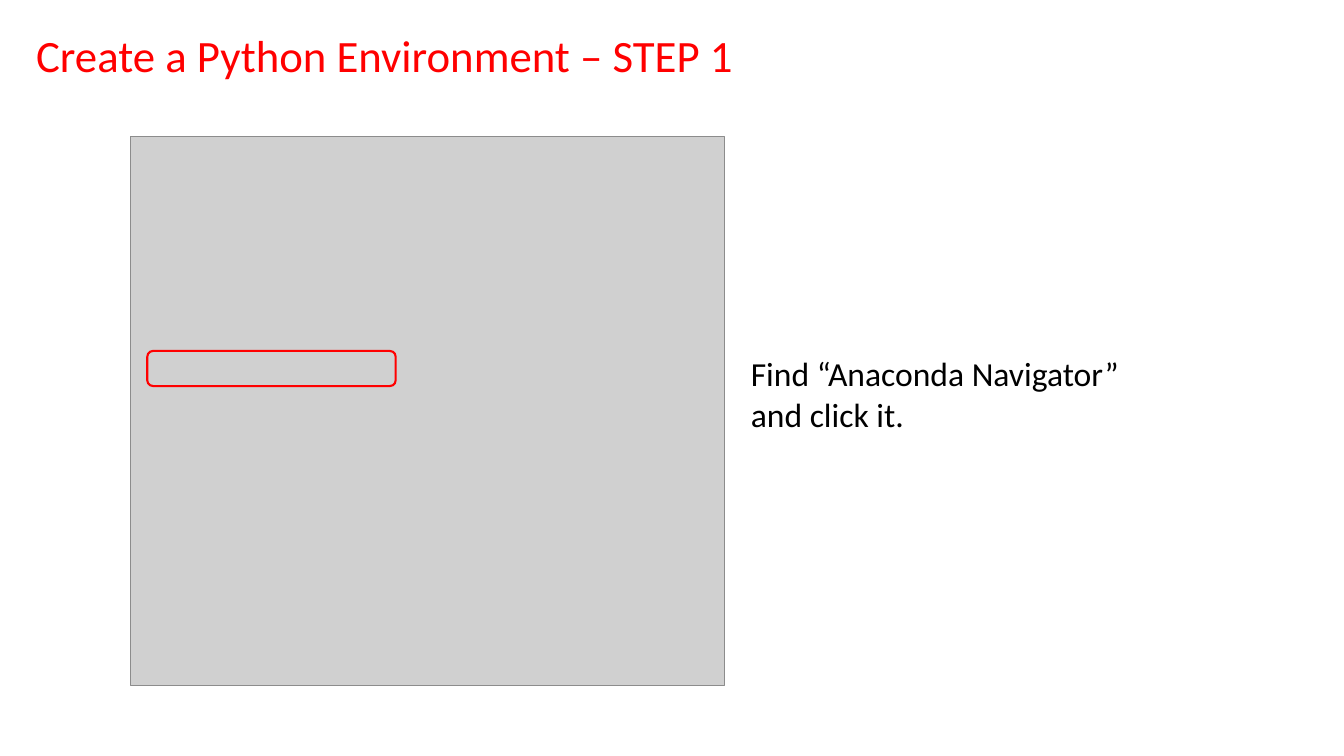
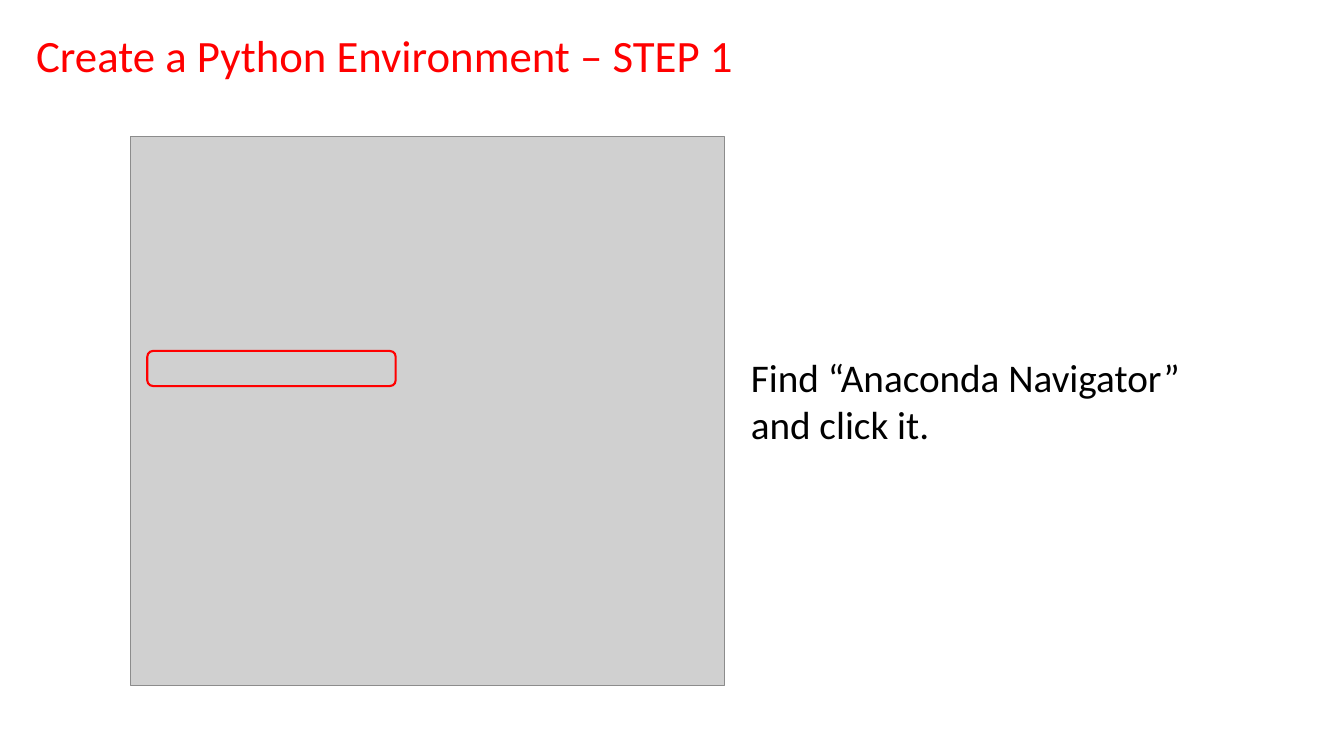
Before and after one commit to SCU-LAWTECH/110-1_LawTech, a slide deck: slide 14 of 20211013-Lesson-1/20211013_LawTech_Course_Overview.pptx (slide 8 before the commit). Drawn at 1344x756 pixels with LibreOffice and Linux fonts; fonts in the diff are those of the drawing; grey boxes stand for pictures. Boxes give left, top, right and bottom in pixels: in the first picture for what was removed or moved away, otherwise in the second. Text is boxed around its words. In the diff, an @@ line names an element or a change of style, - is before the commit and + after.

```diff
--- a/20211013-Lesson-1/20211013_LawTech_Course_Overview.pptx
+++ b/20211013-Lesson-1/20211013_LawTech_Course_Overview.pptx
@@ text "Find “Anaconda Navigator”" at (x1=751, y1=364, x2=1179, y2=440): size 24 to 28 pt @@
```
Also in this commit, not shown: 2 other slides changed, 35 slides added, 1 slide removed.
